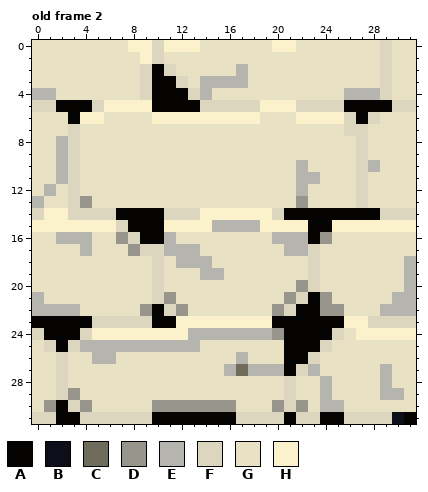
Pixel-art file, stored at platformerMario/assets/aseprite/fondMur.aseprite. The picture above was drawn from the file before the commit.
32x32 pixels, 2 frames. Colours within 5 levels of each other are drawn and written as one. Shown: old frame 2. The commit also changed other frames, which this record leaves out.
Palette (. is transparent): A #050403  B #0c0e19  C #706c5c  D #97958c  E #b6b4af  F #dcd6be  G #e9e1c3  H #fbf1cb
After the commit:
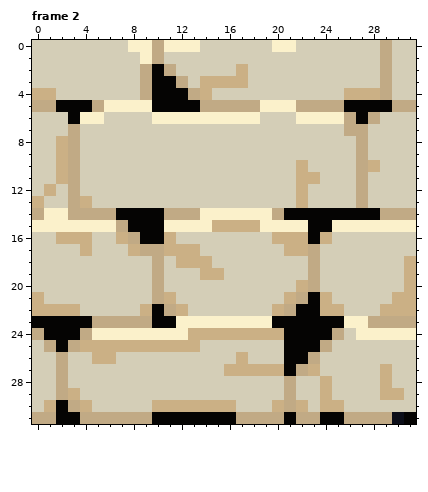
A new or re-ordered frame is compared with the old frame closest to it.
The exact change:
{"change": "frames 2 -> 4"}
{"colour":"E","old":"#b6b4af","new":"#cbb085"}
{"colour":"F","old":"#dcd6be","new":"#c1aa85"}
{"colour":"G","old":"#e9e1c3","new":"#d4ceb7"}
{"where": "frame 2 is new; against old frame 2"}
{"frame":2,"y":13,"x":4,"old":"D","new":"E"}
{"frame":2,"y":13,"x":22,"old":"D","new":"E"}
{"frame":2,"y":16,"x":7,"old":"D","new":"E"}
{"frame":2,"y":16,"x":24,"old":"D","new":"E"}
{"frame":2,"y":17,"x":8,"old":"D","new":"E"}
{"frame":2,"y":20,"x":22,"old":"D","new":"E"}
{"frame":2,"y":21,"x":11,"old":"D","new":"E"}
{"frame":2,"y":21,"x":21,"old":"D","new":"E"}
{"frame":2,"y":21,"x":24,"old":"D","new":"E"}
{"frame":2,"y":22,"x":9,"old":"D","new":"E"}
{"frame":2,"y":22,"x":12,"old":"D","new":"E"}
{"frame":2,"y":22,"x":20,"old":"D","new":"E"}
{"frame":2,"y":22,"x":24,"old":"DD","new":"EE"}
{"frame":2,"y":24,"x":20,"old":"D","new":"E"}
{"frame":2,"y":27,"x":17,"old":"C","new":"E"}
{"frame":2,"y":29,"x":3,"old":"D","new":"E"}
{"frame":2,"y":30,"x":1,"old":"D","new":"E"}
{"frame":2,"y":30,"x":4,"old":"D","new":"E"}
{"frame":2,"y":30,"x":10,"old":"DDDDDDD","new":"EEEEEEE"}
{"frame":2,"y":30,"x":20,"old":"D","new":"E"}
{"frame":2,"y":30,"x":22,"old":"D","new":"E"}
